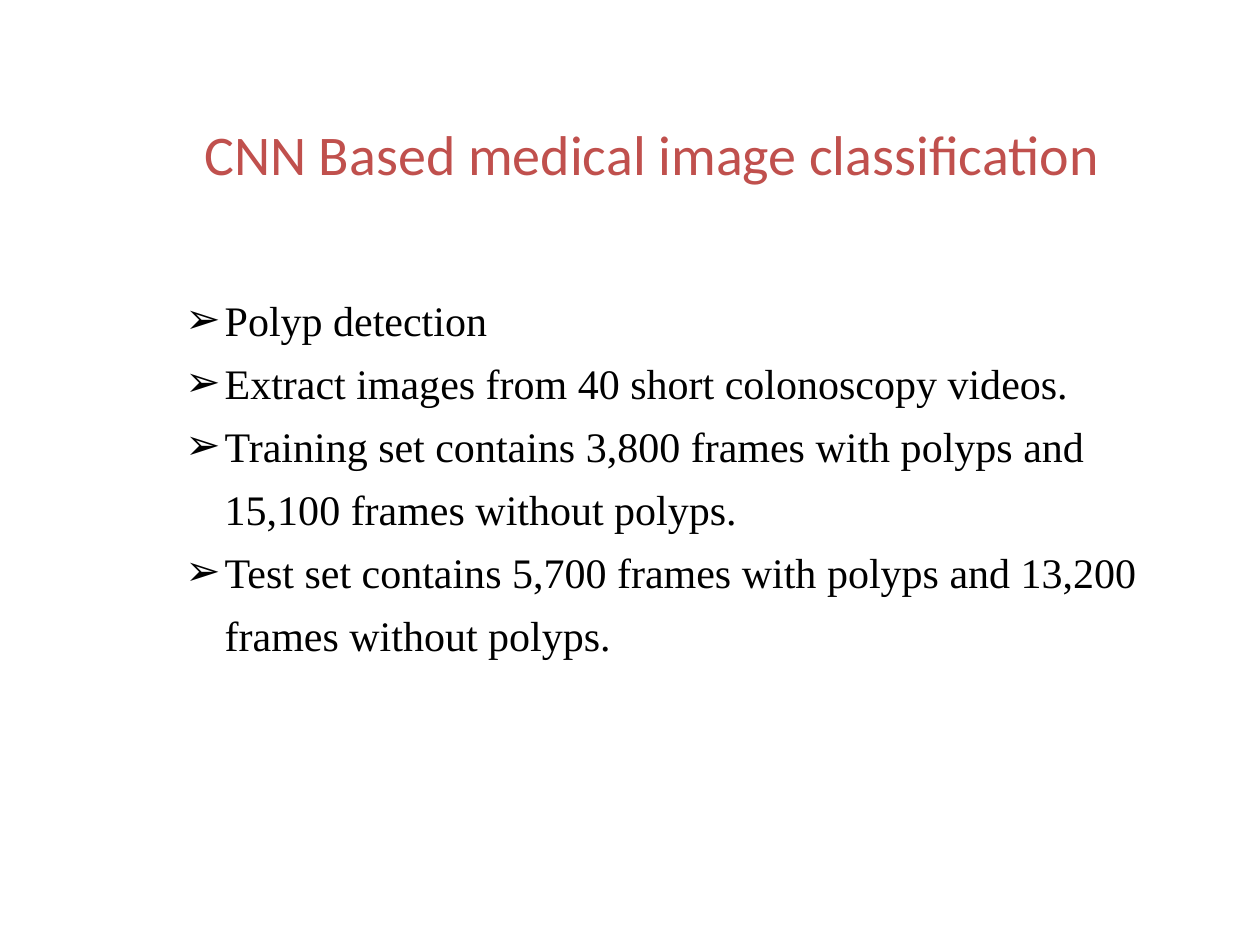
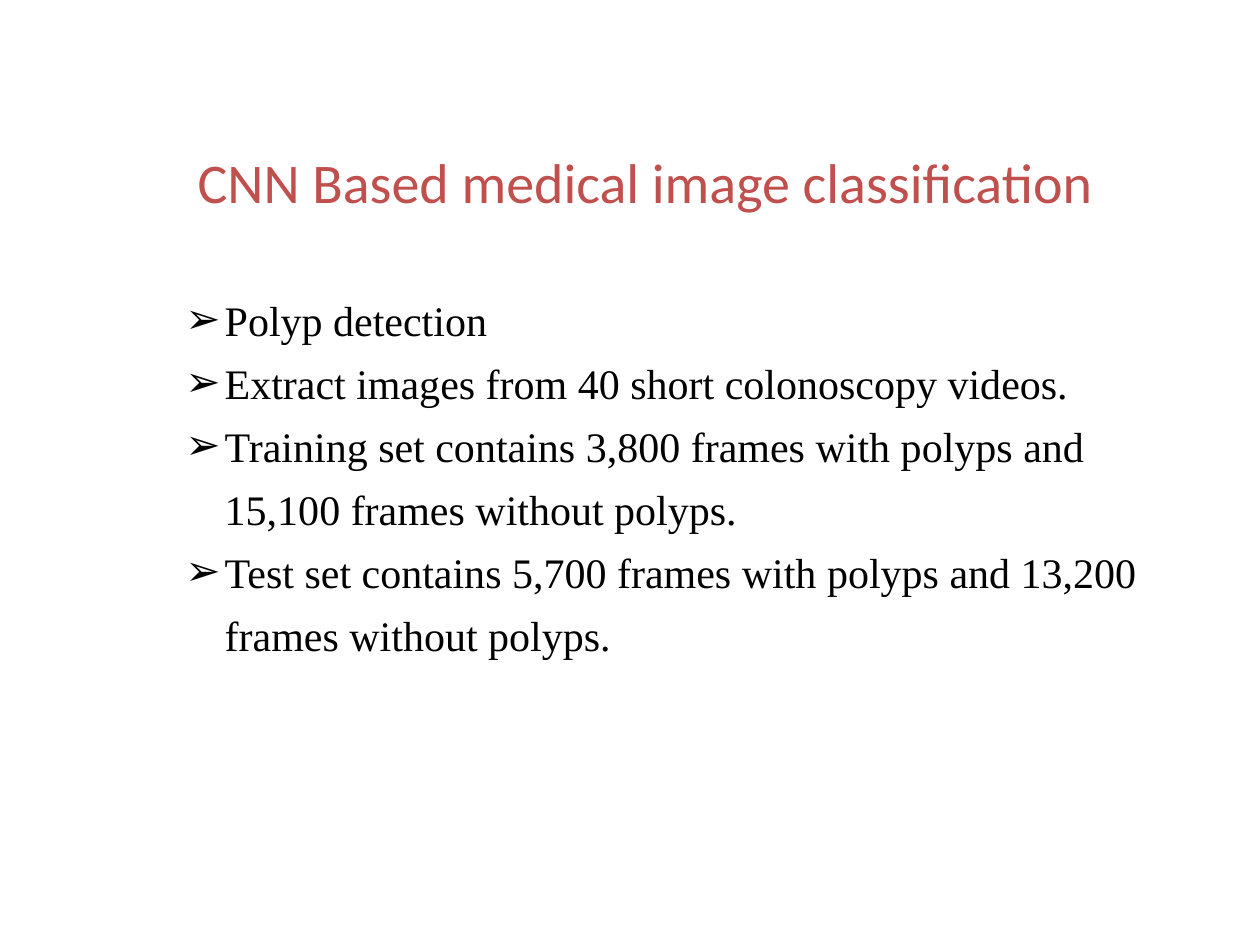
Before and after one commit to ttomchy/CV_2Project, a slide deck: slide 31 of presentation.pptx (slide 35 before the commit). Drawn at 1260x945 pixels with LibreOffice and Linux fonts; fonts in the diff are those of the drawing; background and template pictures are left out. Boxes give left, top, right and bottom in pixels: in the first picture for what was removed or moved away, otherwise in the second. Text is boxed around its words. In the diff, an @@ line names an element or a change of style, - is before the commit and + after.

```diff
--- a/presentation.pptx
+++ b/presentation.pptx
@@ text "CNN Based medical image classification" moved from (x1=204, y1=136, x2=1098, y2=185) to (x1=198, y1=164, x2=1092, y2=213) @@
```
Also in this commit, not shown: 8 other slides changed, 2 slides added, 12 slides removed.
